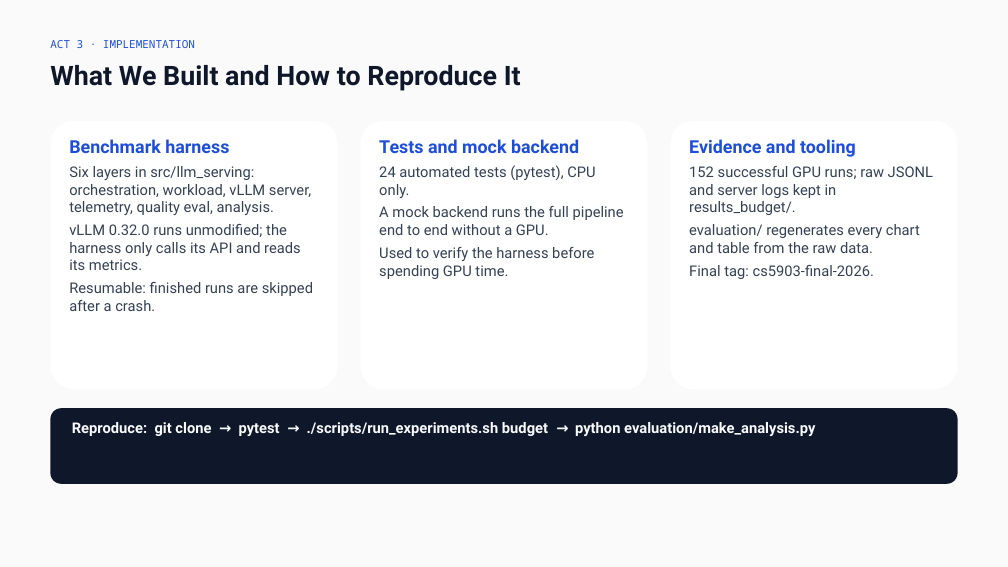
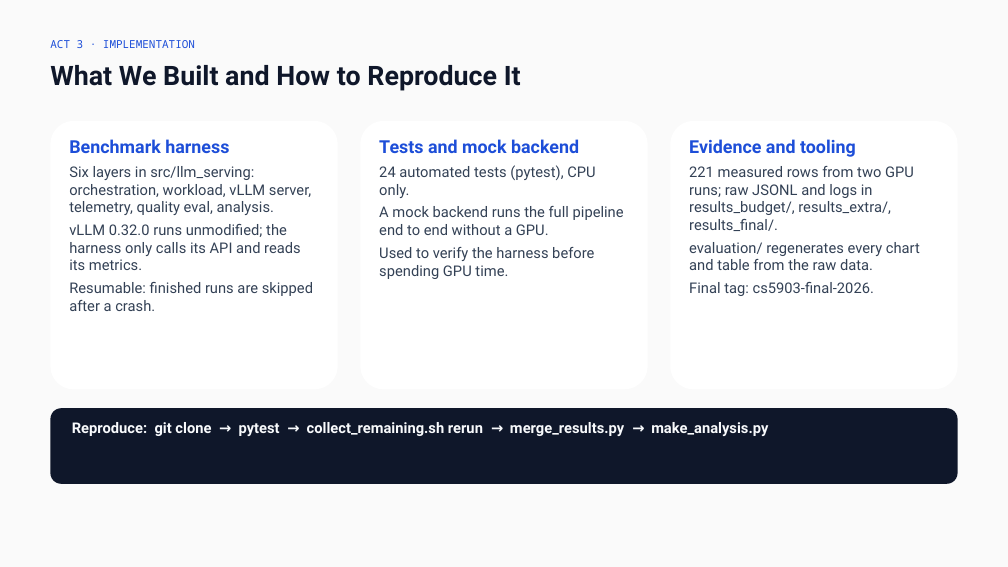
Before and after one commit to mridulpant2010/llm_serving, a slide deck: slide 11 of docs/Final_Presentation.pptx. Drawn at 1008x567 pixels with LibreOffice and Linux fonts; fonts in the diff are those of the drawing. Boxes give left, top, right and bottom in pixels: in the first picture for what was removed or moved away, otherwise in the second. Text is boxed around its words. In the diff, an @@ line names an element or a change of style, - is before the commit and + after.

```diff
--- a/docs/Final_Presentation.pptx
+++ b/docs/Final_Presentation.pptx
@@ text at (689,166,914,231): text changed @@
-152 successful GPU runs; raw JSONL and server logs kept in results_budget/.
+221 measured rows from two GPU runs; raw JSONL and logs in results_budget/, results_extra/, results_final/.
@@ text at (72,422,768,436): text changed @@
-Reproduce: git clone → pytest → ./scripts/run_experiments.sh budget → python evaluation/make_analysis.py
+Reproduce: git clone → pytest → collect_remaining.sh rerun → merge_results.py → make_analysis.py
```
Also in this commit, not shown: 11 other slides changed, 34 other files.
